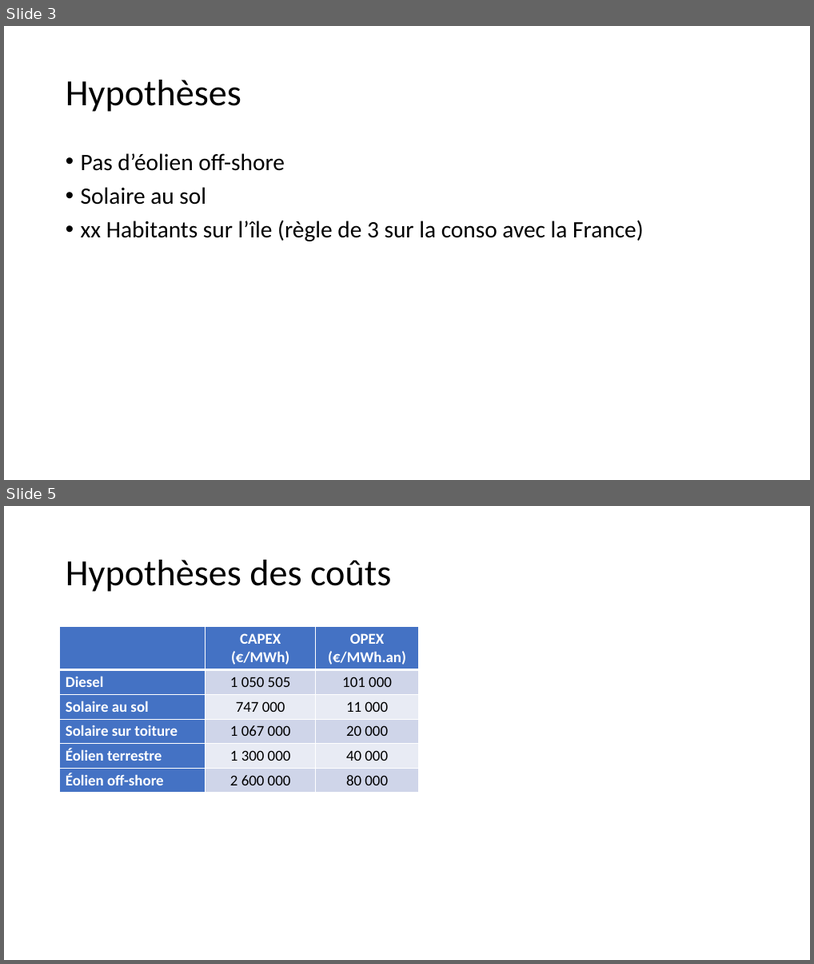
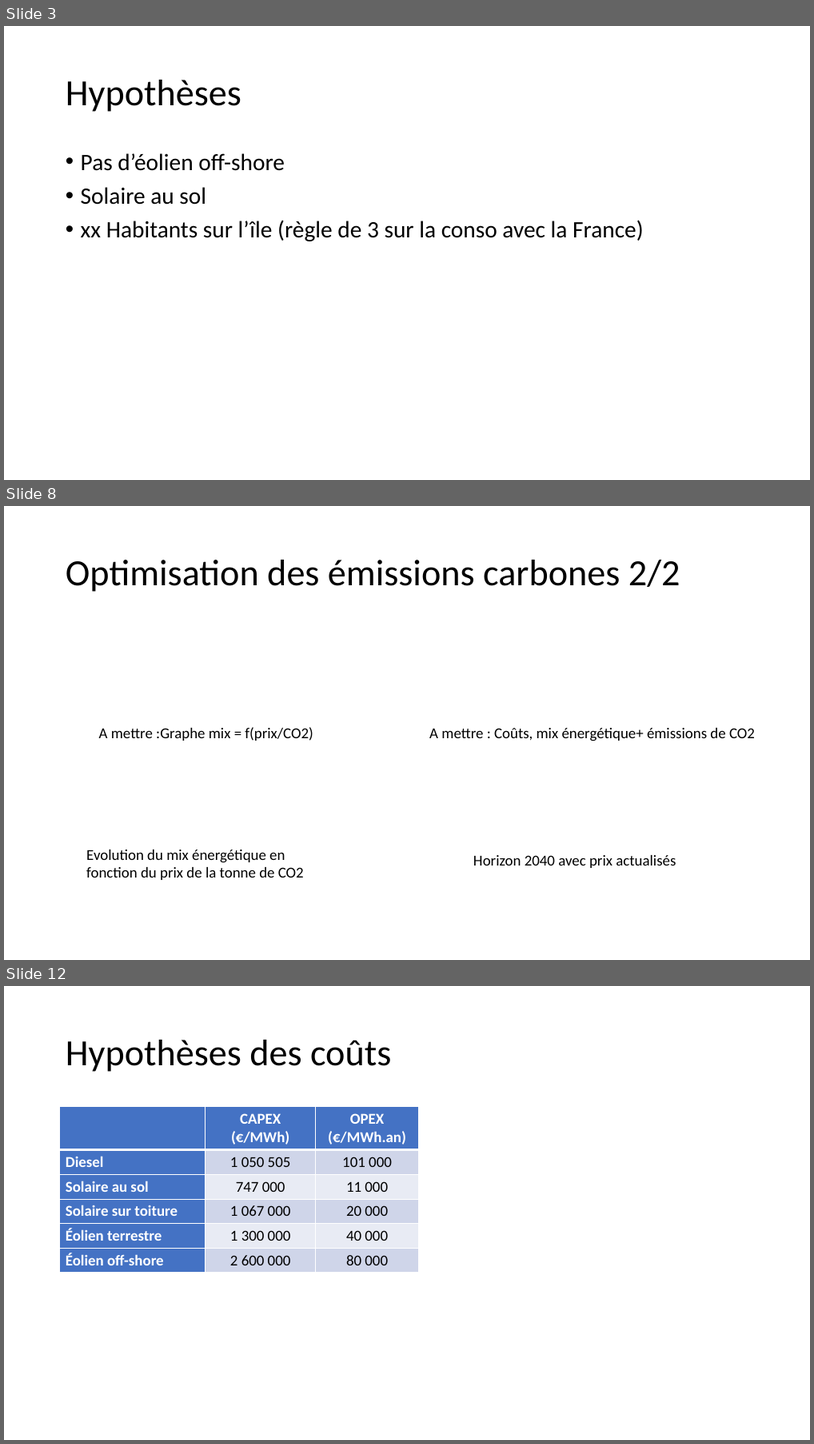
Before and after one commit to cledat/Projet-EA314, a slide deck: rapport.pptx. Shown one above the other, each under a label of ours: slides 3 and 5 before the commit, slides 3, 8 and 12 after it; the slides between them are not shown. The pictures are 814x964 and 814x1444 pixels, drawn with LibreOffice and Linux fonts; fonts in the diff are those of the drawing. Boxes give left, top, right and bottom in pixels: in the first picture for what was removed or moved away, otherwise in the second. Text is boxed around its words. In the diff, an @@ line names an element or a change of style, - is before the commit and + after.

```diff
--- a/rapport.pptx
+++ b/rapport.pptx
@@ slide 8 added at <box>4,506,810,960</box>, background #FFFFFF @@
@@ title added at <box>66,560,681,592</box>, 44 pt, text #000000 @@
+Optimisation des émissions carbones 2/2
@@ text added at <box>99,727,313,740</box>, 18 pt, text #000000 @@
+A mettre :Graphe mix = f(prix/CO2)
@@ text added at <box>430,728,755,741</box>, 18 pt, text #000000 @@
+A mettre : Coûts, mix énergétique+ émissions de CO2
@@ text added at <box>86,849,304,880</box>, 18 pt, text #000000 @@
+Evolution du mix énergétique en fonction du prix de la tonne de CO2
@@ text added at <box>474,855,676,868</box>, 18 pt, text #000000 @@
+Horizon 2040 avec prix actualisés
@@ what was slide 5 is now slide 12 @@
```
Also in this commit, not shown: 4 slides changed, 5 other slides added, 1 other file.
